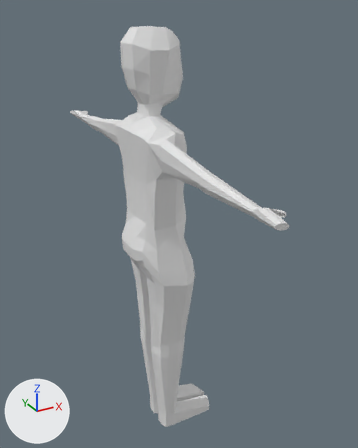
The Blender file Assets/Modelagens 3D/Objetos/Estatua/EstatuaHumanoide.blend, before and after one commit.
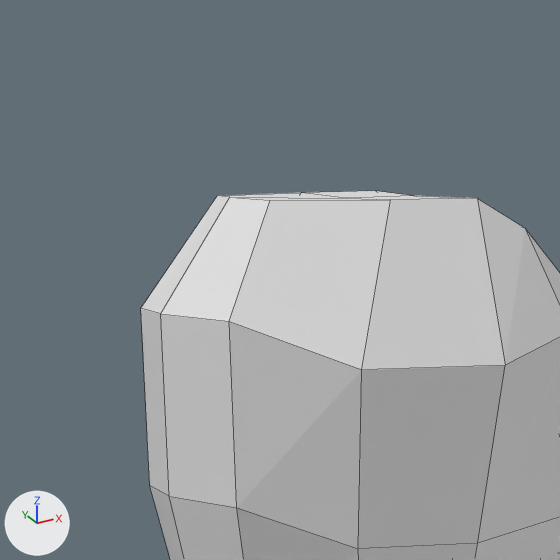
The first picture shows the older version from a 50 mm camera at (-3.12, -6.45, 4.31) aimed at (0.47, 0.07, 1.05). The close-ups show the older and then the newer version on the part from 28% to 49% of the width and 0% to 17% of the height of that picture. Only the edits that show in the close-ups are written down. The lights are fixed; the arrows at lower left show +X, +Y and +Z. The close-ups show mesh edges as thin lines.
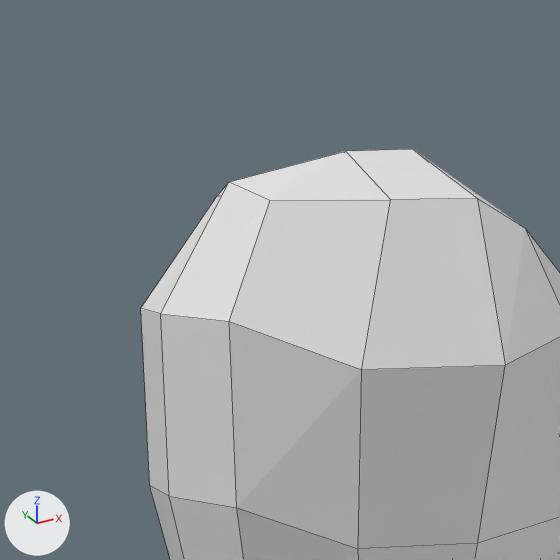
Pixel boxes (x1, y1, x2, y2) of what changed, in the close-ups (560 x 560 px; the box of a moved part takes in the faces that stretch with it):
'Cylinder', reshaped
    before: (141, 191, 560, 560)
    after: (141, 149, 560, 560)
part 1 of me_cylinder_001, moved or reshaped
    before: (141, 191, 460, 321)
    after: (141, 149, 522, 321)

Edits to the bpy script that builds the scene:
```text
Change me_cylinder_001:
    used by ob_cylinder; location = (0.0, 0.0, 1.682)
    verts and faces of me_cylinder_001; kept vertices keep their numbers, new ones are numbered from 447
    before: 372 (0.24, 0.0, 2.32), 393 (0.09, 0.0, 2.37) at pixel (413, 195), 394 (0.35, 0.0, 2.21), 396 (-0.27, 0.0, 2.37) at pixel (229, 197), 397 (-0.04, 0.0, 2.37) at pixel (346, 198)
    remove me_cylinder_001.from_pydata(...)  # 447 vertices, 440 faces, 16 loose edges; spans x -0.49..1.02, y -3.16..3.16, z -4.46..2.37
    add me_cylinder_001.from_pydata(...)  # 443 vertices, 450 faces; spans x -0.49..1.02, y -3.16..3.16, z -4.46..2.45
    me_cylinder_001 part 1
    add verts[372] = (0.24, 0.0, 2.35)  # moved
    add verts[396] = (-0.27, 0.0, 2.4)  # moved, pixel (229, 181)
    add verts[393] = (0.09, 0.0, 2.45)  # moved, pixel (412, 149)
    add verts[397] = (-0.04, 0.0, 2.45)  # moved, pixel (345, 151)
    add verts[394] = (0.35, 0.0, 2.23)  # moved
    other edits to the shape of me_cylinder_001 do not show in these pictures
```
